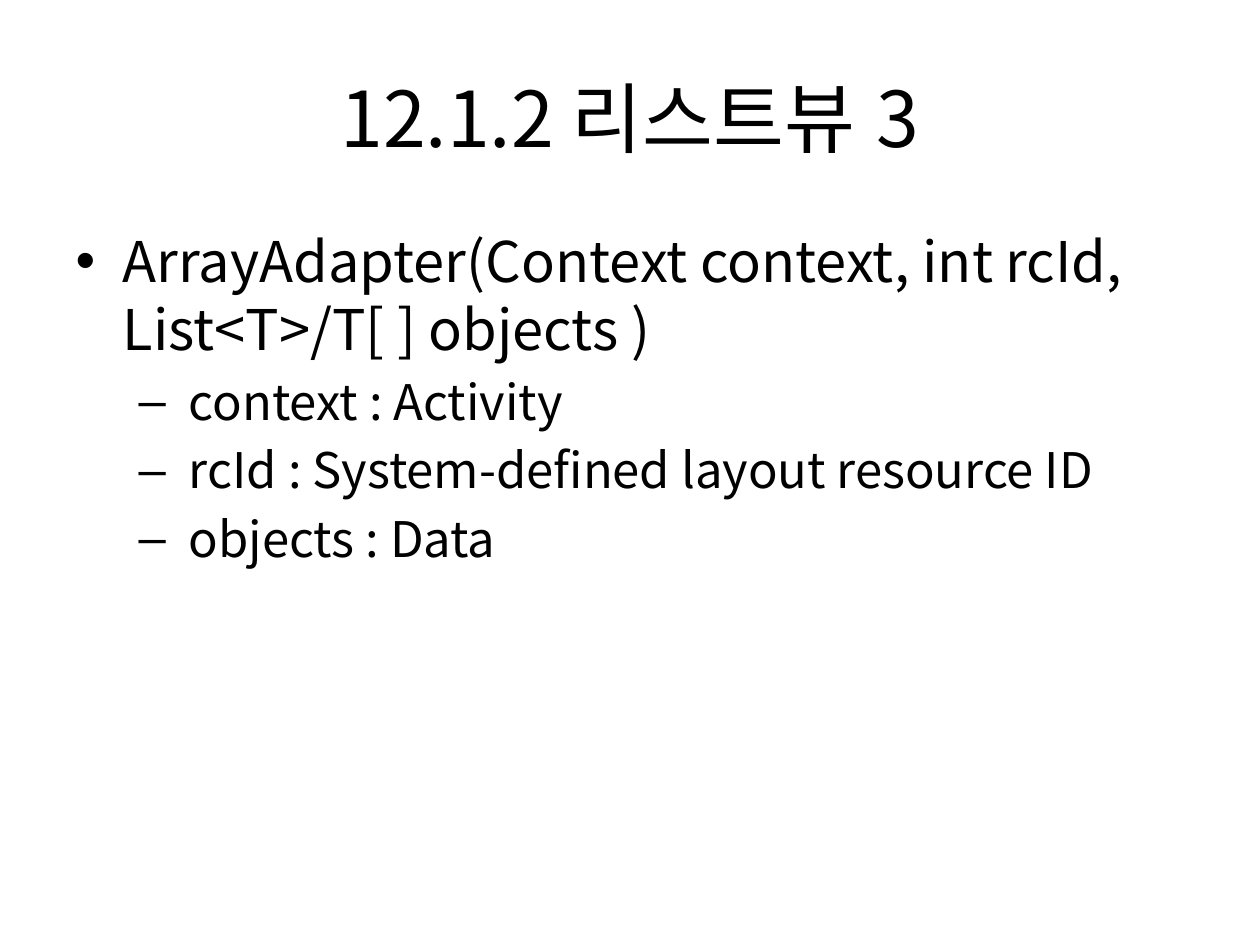
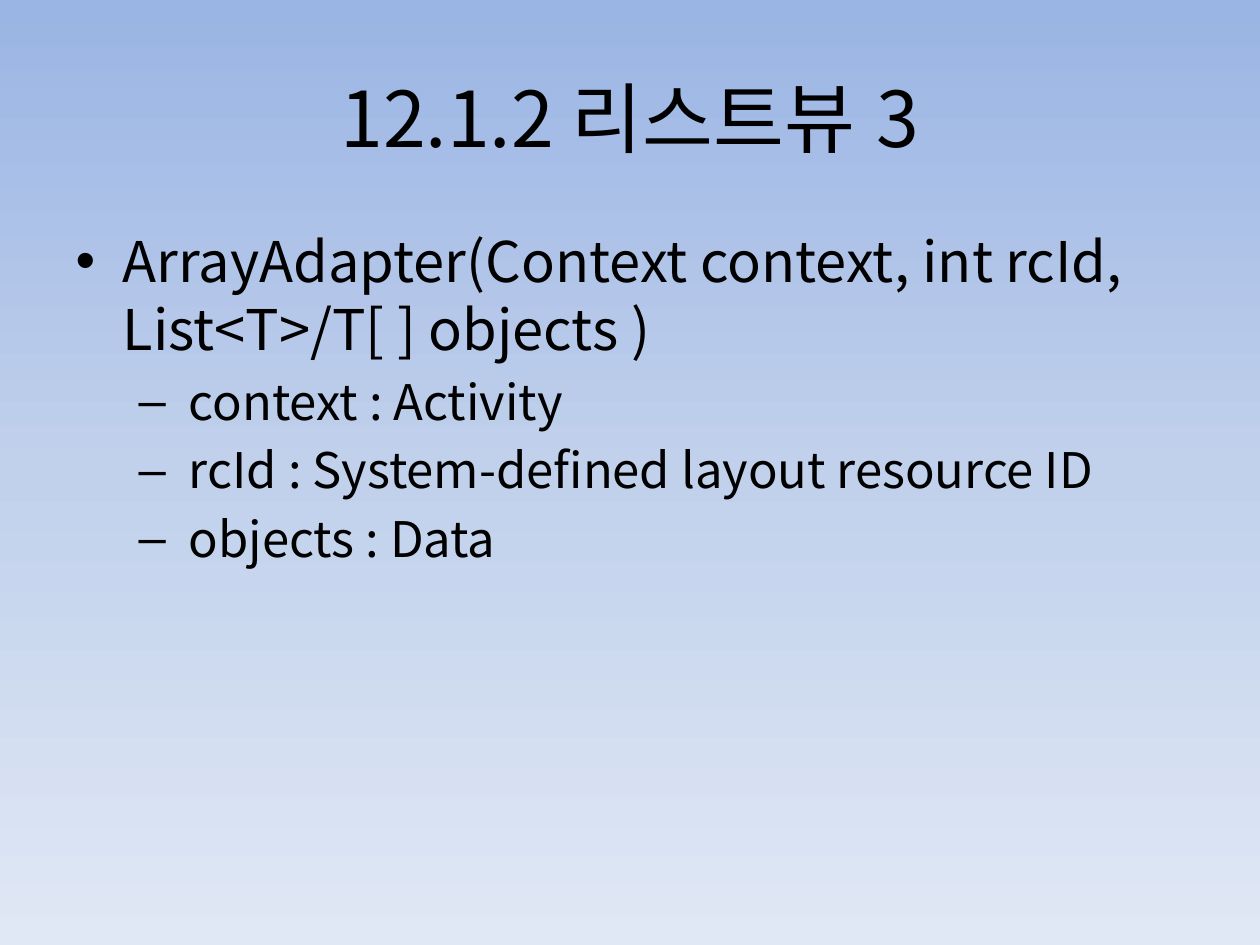
Before and after one commit to dummyFirst/NHK_Japanese, a slide deck: slide 9 of Android/안드로이드 프로그래밍 정복/Chapter12 어댑터뷰.pptx. Drawn at 1260x945 pixels with LibreOffice and Linux fonts; fonts in the diff are those of the drawing. Boxes give left, top, right and bottom in pixels: in the first picture for what was removed or moved away, otherwise in the second. Text is boxed around its words. In the diff, an @@ line names an element or a change of style, - is before the commit and + after.

```diff
--- a/Android/안드로이드 프로그래밍 정복/Chapter12 어댑터뷰.pptx
+++ b/Android/안드로이드 프로그래밍 정복/Chapter12 어댑터뷰.pptx
@@ background #FFFFFF to gradient #9AB5E4 to #C2D1ED to #E1E8F5 @@
```
Also in this commit, not shown: 7 other slides changed, 4 slides added.
